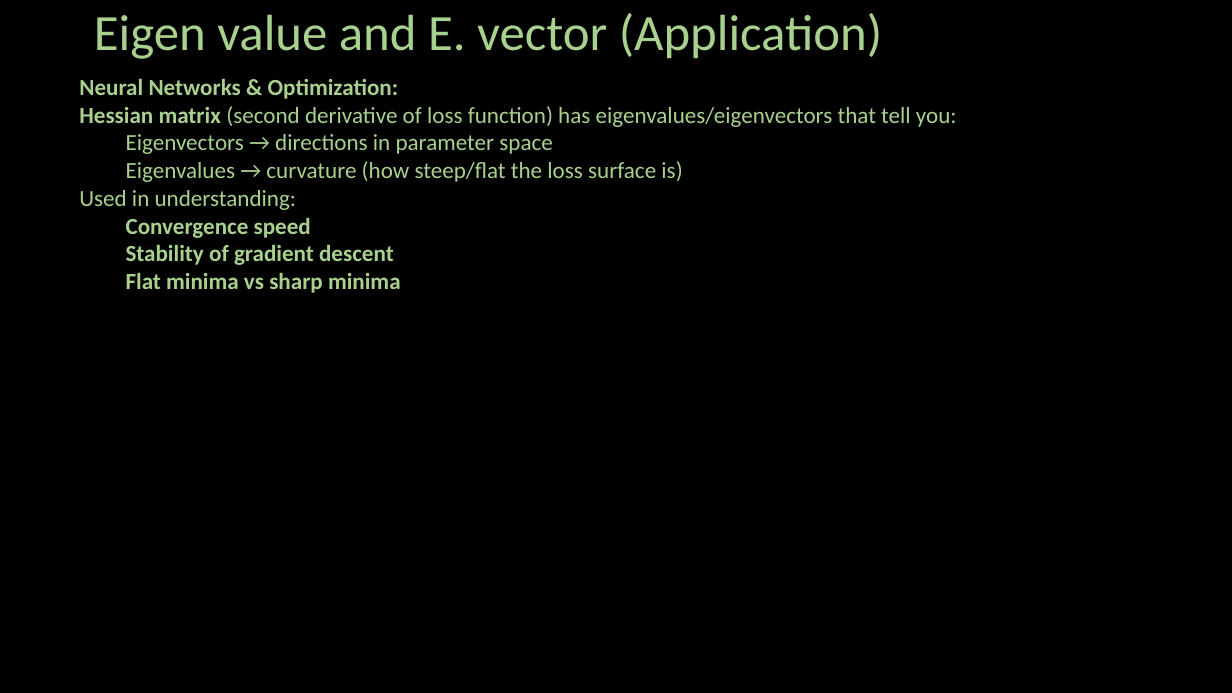
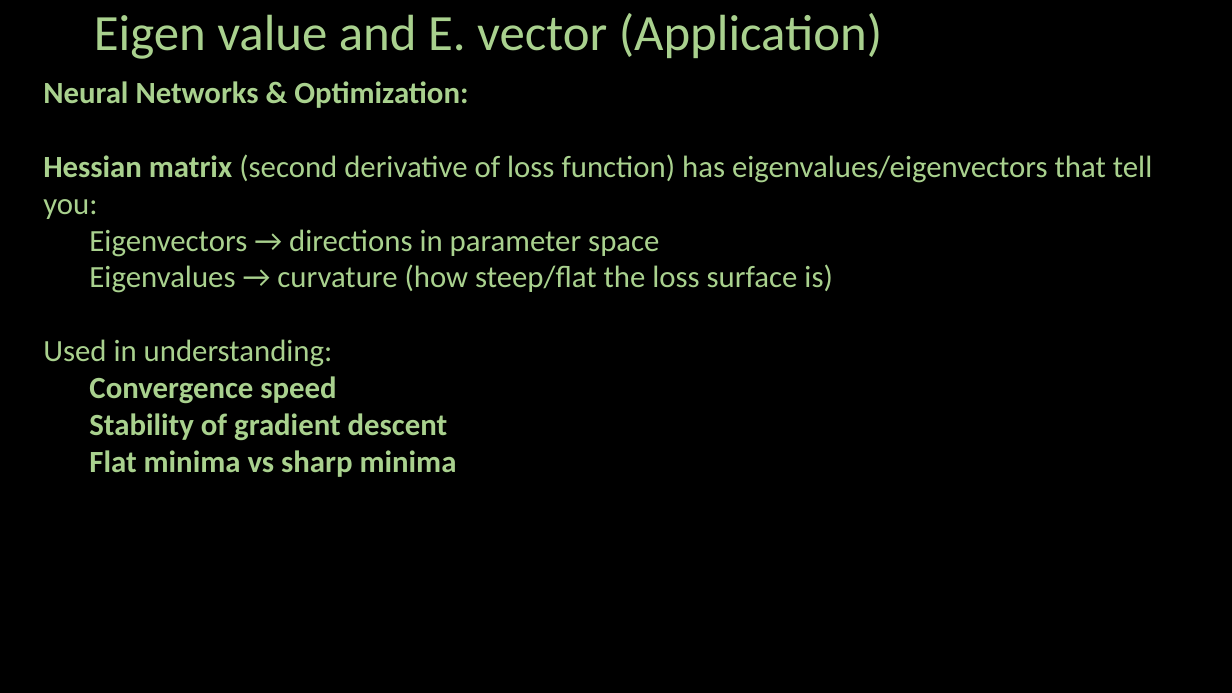
Before and after one commit to ash322ash422/youtube, a slide deck: slide 11 of linear_algebra/2-scalar-vector-matrix/eigenVector_eigenValue-2-Application.pptx (slide 8 before the commit). Drawn at 1232x693 pixels with LibreOffice and Linux fonts; fonts in the diff are those of the drawing; background and template pictures are left out. Boxes give left, top, right and bottom in pixels: in the first picture for what was removed or moved away, otherwise in the second. Text is boxed around its words. In the diff, an @@ line names an element or a change of style, - is before the commit and + after.

```diff
--- a/linear_algebra/2-scalar-vector-matrix/eigenVector_eigenValue-2-Application.pptx
+++ b/linear_algebra/2-scalar-vector-matrix/eigenVector_eigenValue-2-Application.pptx
@@ text "Neural Networks & Optimization:": place and size @@
-text "Neural Networks & Optimization:" at bbox=[79, 78, 957, 293]
+text "Neural Networks & Optimization:" at bbox=[43, 81, 1152, 477]
@@ text "Neural Networks & Optimization:" at bbox=[43, 81, 1152, 477]: size 18 to 24 pt @@
```
Also in this commit, not shown: 6 other slides changed, 3 slides added, 25 other files.
